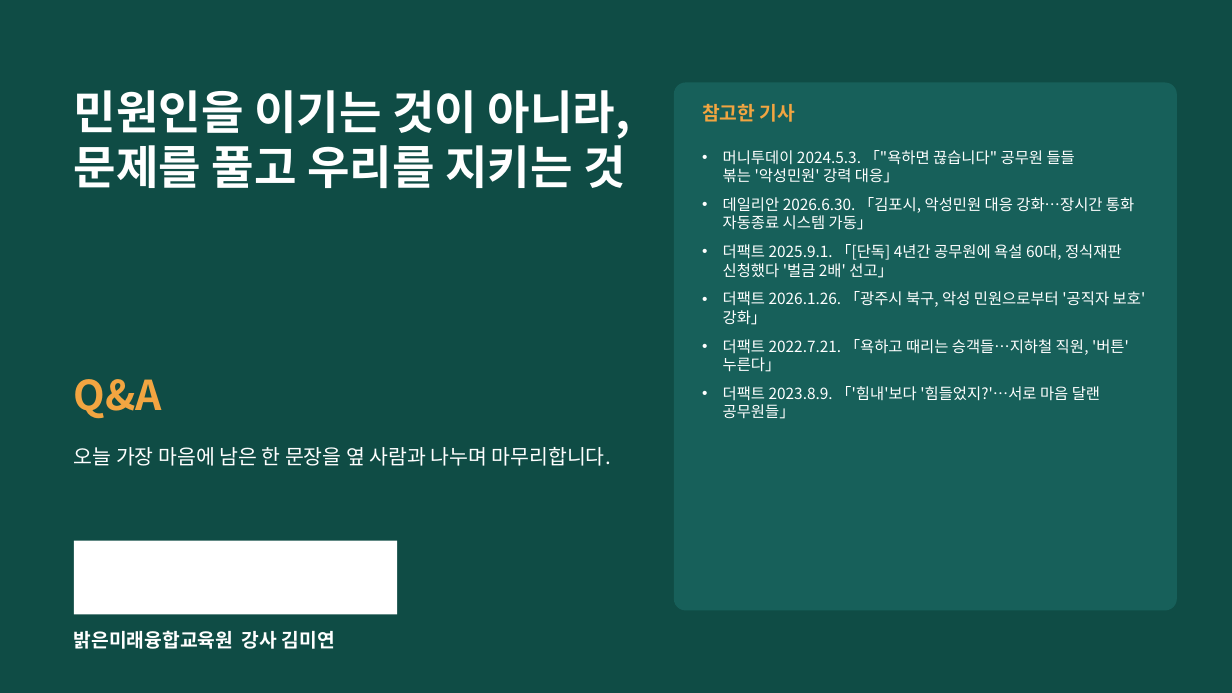
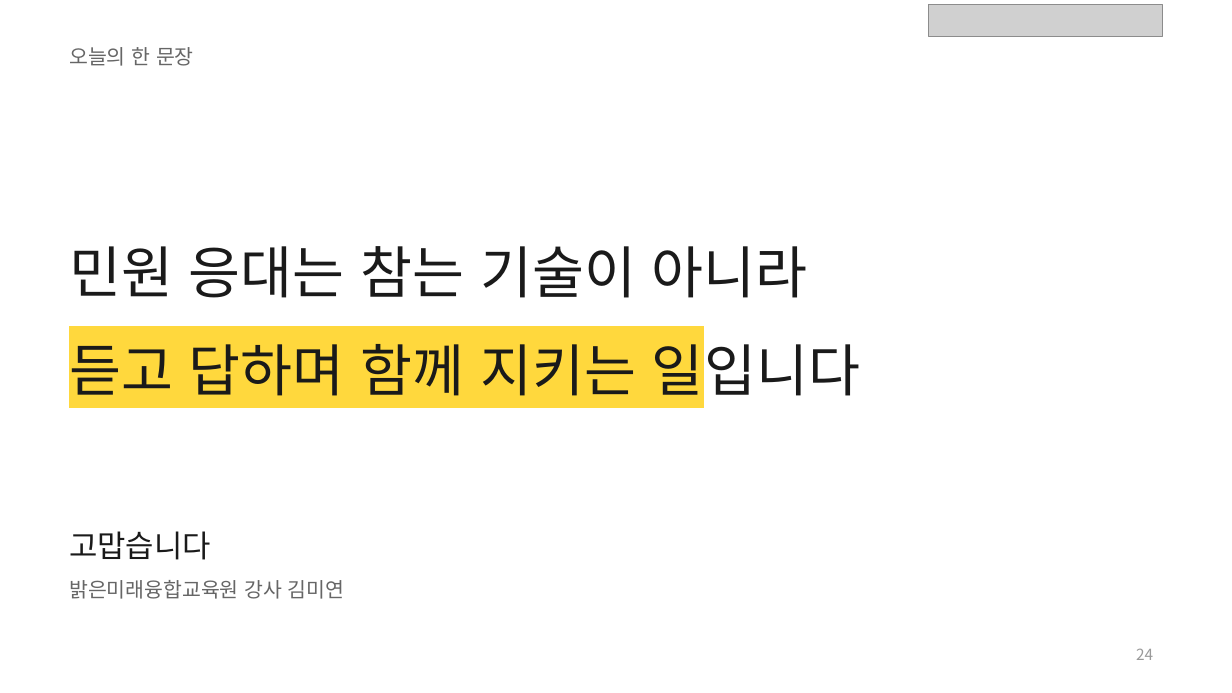
Before and after one commit to edupang79-crypto/prompt, a slide deck: slide 24 of 교안/중구도시관리공단_민원응대_교안.pptx. Drawn at 1232x693 pixels with LibreOffice and Linux fonts; fonts in the diff are those of the drawing; grey boxes stand for pictures; background and template pictures are left out. Boxes give left, top, right and bottom in pixels: in the first picture for what was removed or moved away, otherwise in the second. Text is boxed around its words. In the diff, an @@ line names an element or a change of style, - is before the commit and + after.

```diff
--- a/교안/중구도시관리공단_민원응대_교안.pptx
+++ b/교안/중구도시관리공단_민원응대_교안.pptx
@@ rectangle removed at [0,0,1232,693] @@
@@ picture added at [929,5,1163,36] @@
@@ text added at [69,47,194,66], 16 pt, text #666666 @@
+오늘의 한 문장
@@ rounded rectangle removed at [675,83,1177,610] @@
@@ title removed at [74,90,631,188] @@
-민원인을 이기는 것이 아니라, 문제를 풀고 우리를 지키는 것
@@ text removed at [702,104,795,122] @@
-참고한 기사
@@ text removed at [723,150,1146,419] @@
-• 머니투데이 2024.5.3. 「"욕하면 끊습니다" 공무원 들들 볶는 '악성민원' 강력 대응」
-• 데일리안 2026.6.30. 「김포시, 악성민원 대응 강화…장시간 통화 자동종료 시스템 가동」
-• 더팩트 2025.9.1. 「[단독] 4년간 공무원에 욕설 60대, 정식재판 신청했다 '벌금 2배' 선고」
-• 더팩트 2026.1.26. 「광주시 북구, 악성 민원으로부터 '공직자 보호' 강화」
-• 더팩트 2022.7.21. 「욕하고 때리는 승객들…지하철 직원, '버튼' 누른다」
-• 더팩트 2023.8.9. 「'힘내'보다 '힘들었지?'…서로 마음 달랜 공무원들」
@@ title added at [69,246,860,406], 44 pt, text #1A1A1A @@
+민원 응대는 참는 기술이 아니라
+듣고 답하며 함께 지키는 일입니다
@@ text removed at [74,379,162,419] @@
-Q&A
@@ text removed at [74,447,611,466] @@
-오늘 가장 마음에 남은 한 문장을 옆 사람과 나누며 마무리합니다.
@@ text added at [69,531,211,560], 24 pt, text #1A1A1A @@
+고맙습니다
@@ rectangle removed at [74,541,397,615] @@
@@ text "밝은미래융합교육원 강사 김미연": place and size @@
-text "밝은미래융합교육원 강사 김미연" at [74,630,335,649]
+text "밝은미래융합교육원 강사 김미연" at [69,580,345,599]
@@ text "밝은미래융합교육원 강사 김미연" at [69,580,345,599]: size 15 to 16 pt, text colour #FFFFFF to #666666, bold off @@
@@ page number added at [1136,649,1153,660], 12 pt, text #9A9A9A @@
+24
```
Also in this commit, not shown: 11 other slides changed, 12 slides added, 12 slides removed, 5 other files.
